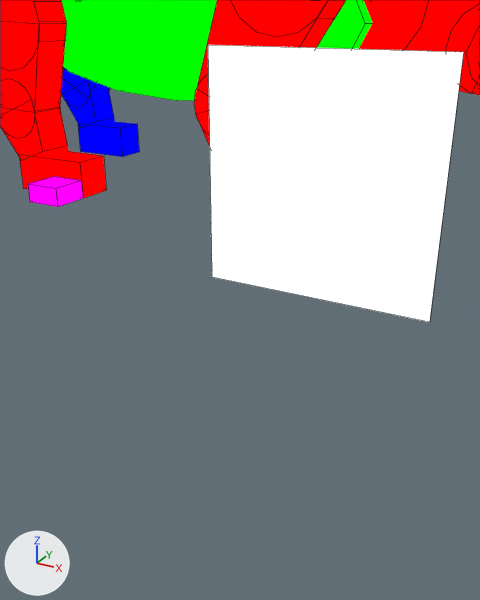
The Blender file assets-source/blender/motion/kentrosaurus-stomp.blend, before and after one commit.
The view is the same before and after, from a 50 mm lens placed at (73.28, -34.39, 9.64), pointed at (69.85, -28.15, 6.52). Every picture has the same lights, and +X, +Y and +Z are marked at lower left. The picture after the commit comes second. Mesh edges are drawn as thin lines on the coarser meshes.

Objects in the first picture: 'DinoTycoon_Motion_kentrosaurus_stomp_belly', 'DinoTycoon_Motion_kentrosaurus_stomp_eye', 'DinoTycoon_Motion_kentrosaurus_stomp_far_back_1', 'DinoTycoon_Motion_kentrosaurus_stomp_far_back_foot', 'DinoTycoon_Motion_kentrosaurus_stomp_near_back_0', 'DinoTycoon_Motion_kentrosaurus_stomp_near_back_1', 'DinoTycoon_Motion_kentrosaurus_stomp_near_back_claws', 'DinoTycoon_Motion_kentrosaurus_stomp_near_back_foot', 'DinoTycoon_Motion_kentrosaurus_stomp_near_back_joint_0', 'DinoTycoon_Motion_kentrosaurus_stomp_near_front_0', 'DinoTycoon_Motion_kentrosaurus_stomp_near_front_joint_0', 'DinoTycoon_Motion_kentrosaurus_stomp_neck_0' and 10 more.
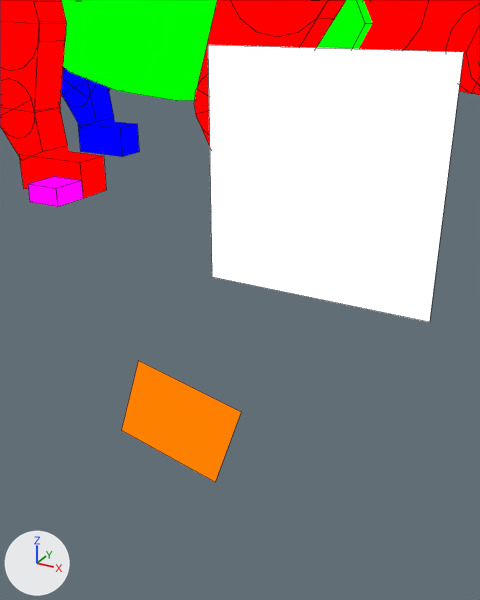
The newer file adds a shape key; the second version is drawn at full value of the shape key 'stomp_04' of 'DinoTycoon_Motion_kentrosaurus_stomp_eye_white', and the change is written as the vertex moves it makes.

Location of each change, (x1, y1, x2, y2) in pixels of the pictures (480 x 600 px):
'DinoTycoon_Motion_kentrosaurus_stomp_eye_white', added (orange): after (121, 360, 241, 482)

Edits to the bpy script that builds the scene:
```text
Add mat_dinotycoon_role_y:
    mat_dinotycoon_role_y = emission_material('DinoTycoon_Role_Y')
    mat_dinotycoon_role_y.base_color = (1.0, 0.216, 0.0)  # orange #ff8000
Add me_dinotycoon_motion_kentrosaurus_stomp_sample_eye_white:
    me_dinotycoon_motion_kentrosaurus_stomp_sample_eye_white.from_pydata([(68.97, -29.0, 5.9), (70.33, -29.0, 5.62), (69.98, -29.0, 4.54), (68.63, -29.0, 4.82), (68.97, -29.0, 5.9), (70.33, -29.0, 5.62), (69.98, -29.0, 4.54), (68.63, -29.0, 4.82)], [], [(3, 2, 1, 0), (4, 5, 6, 7), (0, 1, 5, 4), (1, 2, 6, 5), (2, 3, 7, 6), (3, 0, 4, 7)])
    me_dinotycoon_motion_kentrosaurus_stomp_sample_eye_white.materials.append(mat_dinotycoon_role_y)  # orange #ff8000
Add ob_dinotycoon_motion_kentrosaurus_stomp_eye_white:
    ob_dinotycoon_motion_kentrosaurus_stomp_eye_white = bpy.data.objects.new('DinoTycoon_Motion_kentrosaurus_stomp_eye_white', me_dinotycoon_motion_kentrosaurus_stomp_sample_eye_white)
    ob_dinotycoon_motion_kentrosaurus_stomp_eye_white.location = (0.0, 0.0, 0.0)
```
